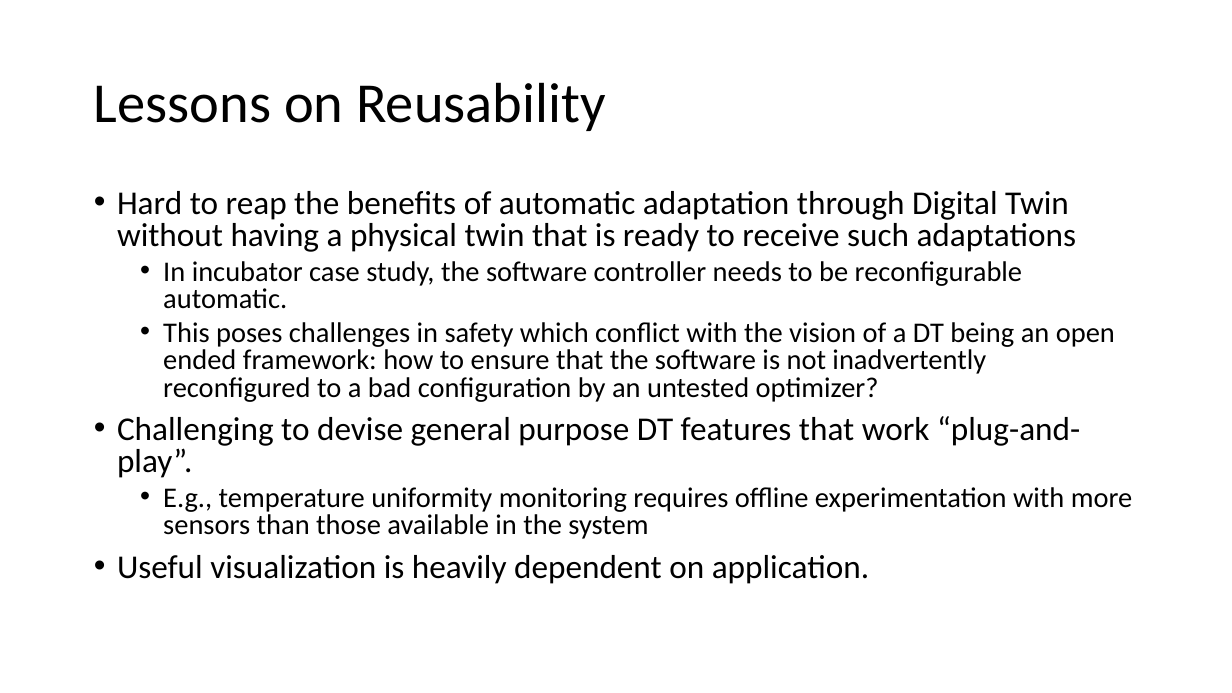
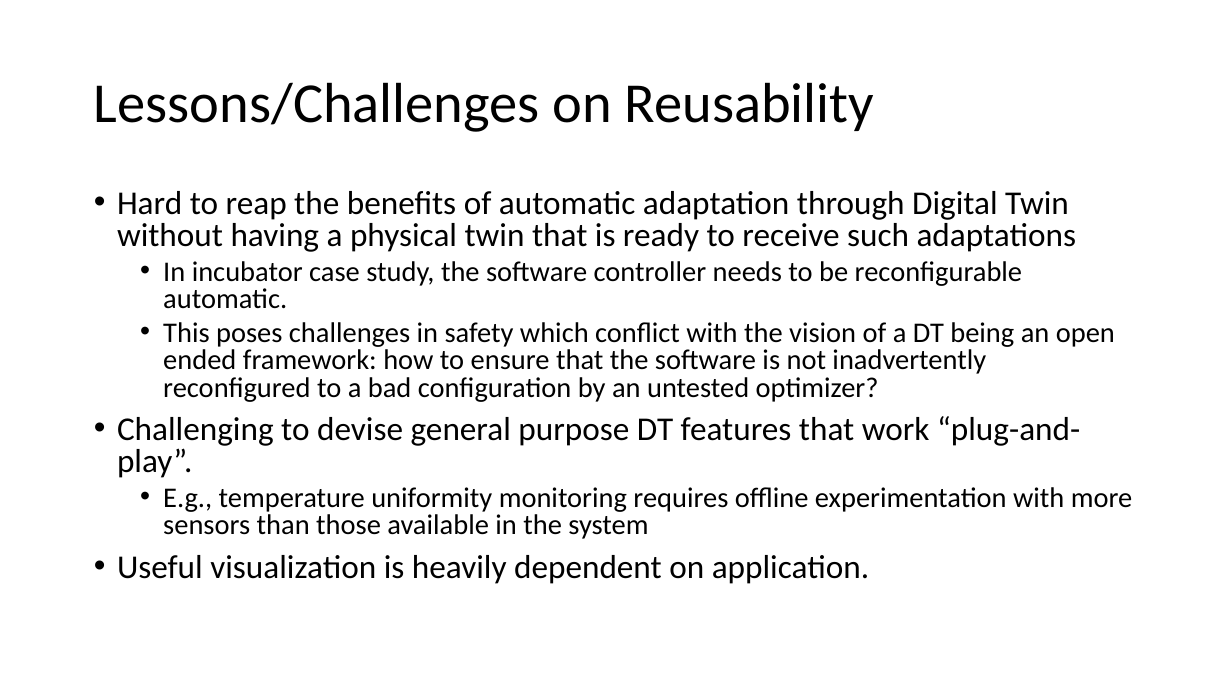
Before and after one commit to INTO-CPS-Association/example_digital-twin_incubator, a slide deck: slide 25 of notes/presentations/DigitLunch_17_December.pptx (slide 13 before the commit). Drawn at 1232x693 pixels with LibreOffice and Linux fonts; fonts in the diff are those of the drawing. Boxes give left, top, right and bottom in pixels: in the first picture for what was removed or moved away, otherwise in the second. Text is boxed around its words. In the diff, an @@ line names an element or a change of style, - is before the commit and + after.

```diff
--- a/notes/presentations/DigitLunch_17_December.pptx
+++ b/notes/presentations/DigitLunch_17_December.pptx
@@ title at (94, 82, 874, 132): text changed @@
-Lessons on Reusability
+Lessons/Challenges on Reusability
```
Also in this commit, not shown: 2 other slides changed, 12 slides added, 2 other files.
